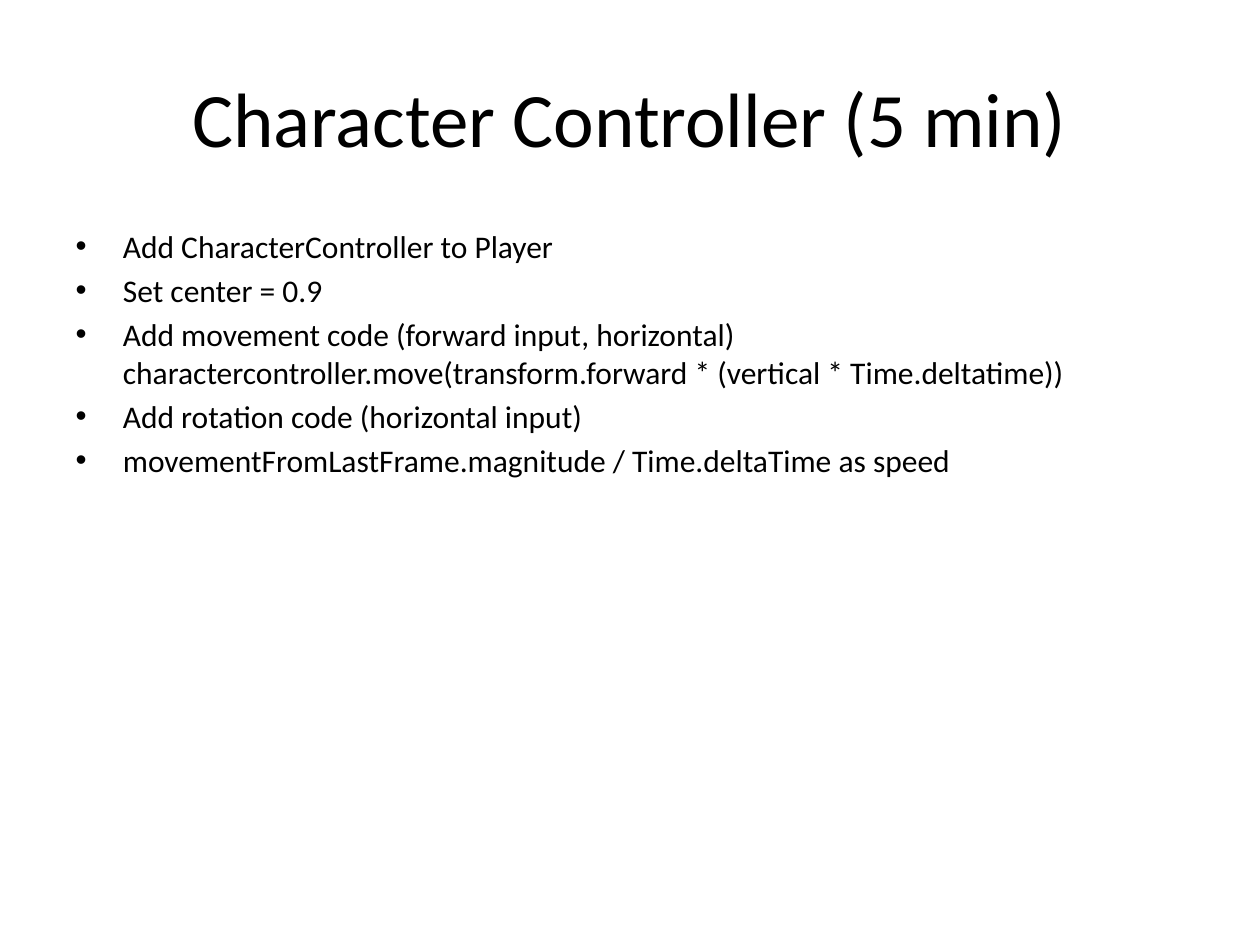
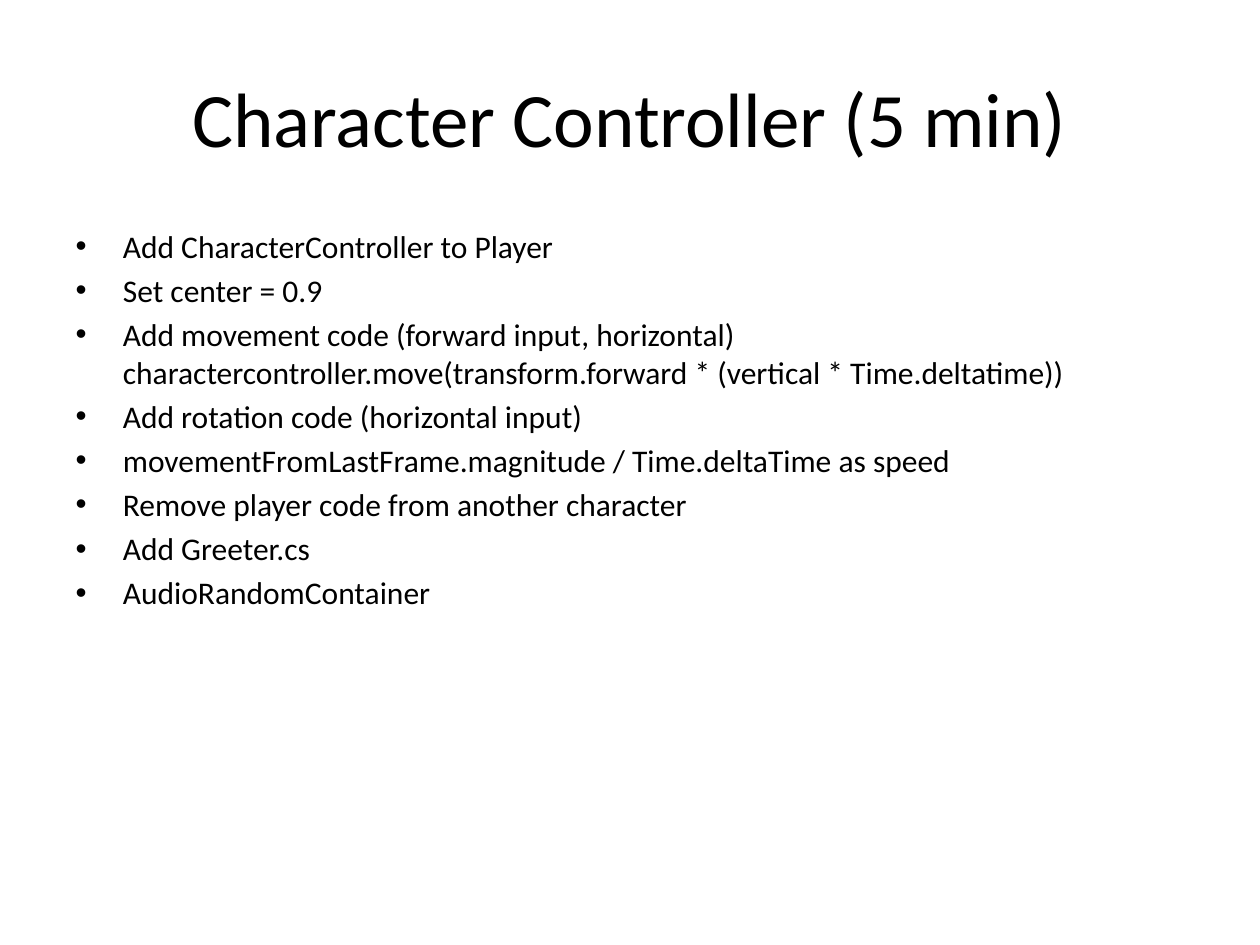
Before and after one commit to endasil/mixamo-talk, a slide deck: slide 6 of mixamo talk checklist.pptx (slide 4 before the commit). Drawn at 1260x945 pixels with LibreOffice and Linux fonts; fonts in the diff are those of the drawing. Boxes give left, top, right and bottom in pixels: in the first picture for what was removed or moved away, otherwise in the second. Text is boxed around its words. In the diff, an @@ line names an element or a change of style, - is before the commit and + after.

```diff
--- a/mixamo talk checklist.pptx
+++ b/mixamo talk checklist.pptx
@@ text at (123, 494, 686, 605): paragraphs added @@
+• Remove player code from another character
+• Add Greeter.cs
+• AudioRandomContainer
```
Also in this commit, not shown: 2 other slides changed.
